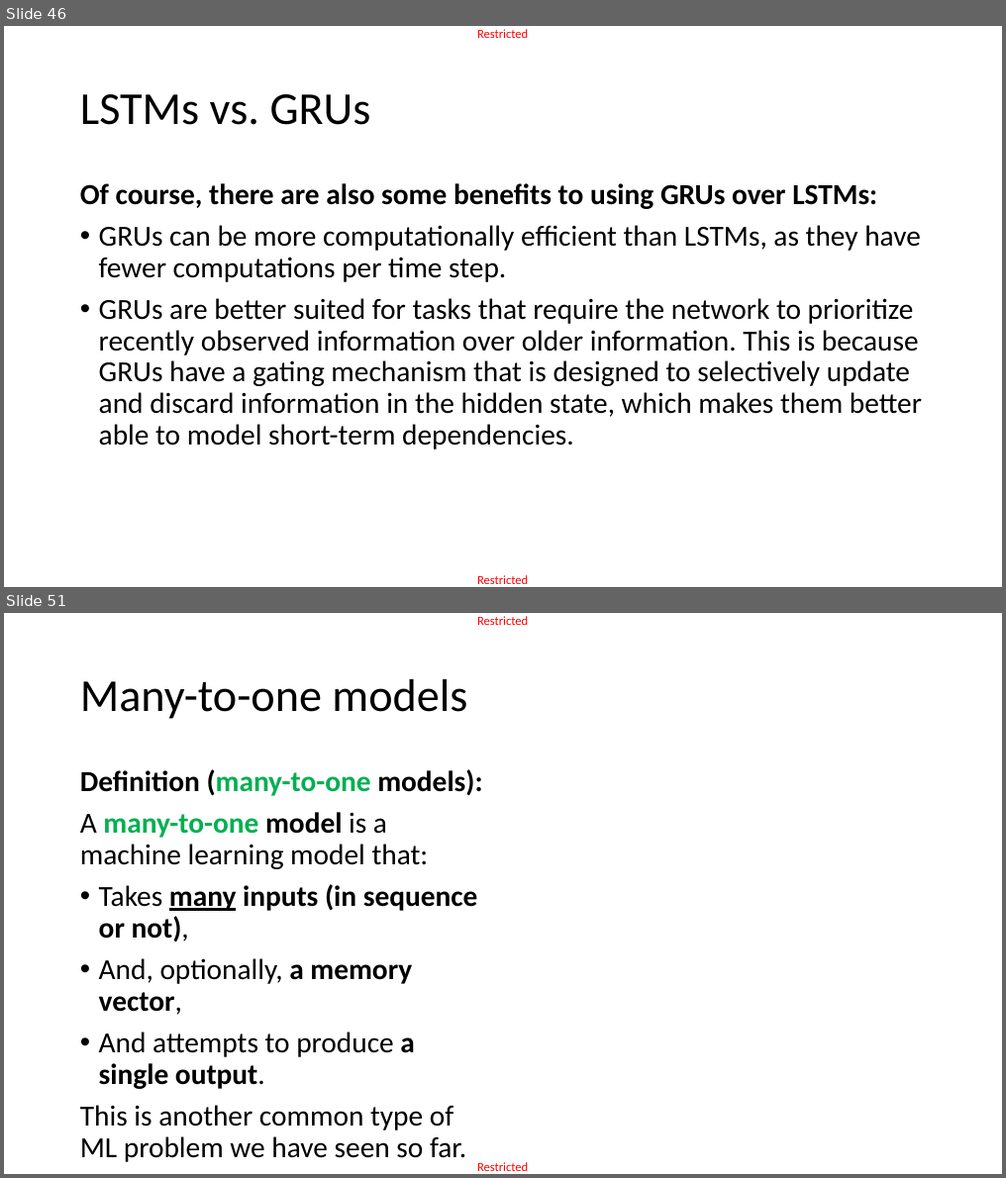
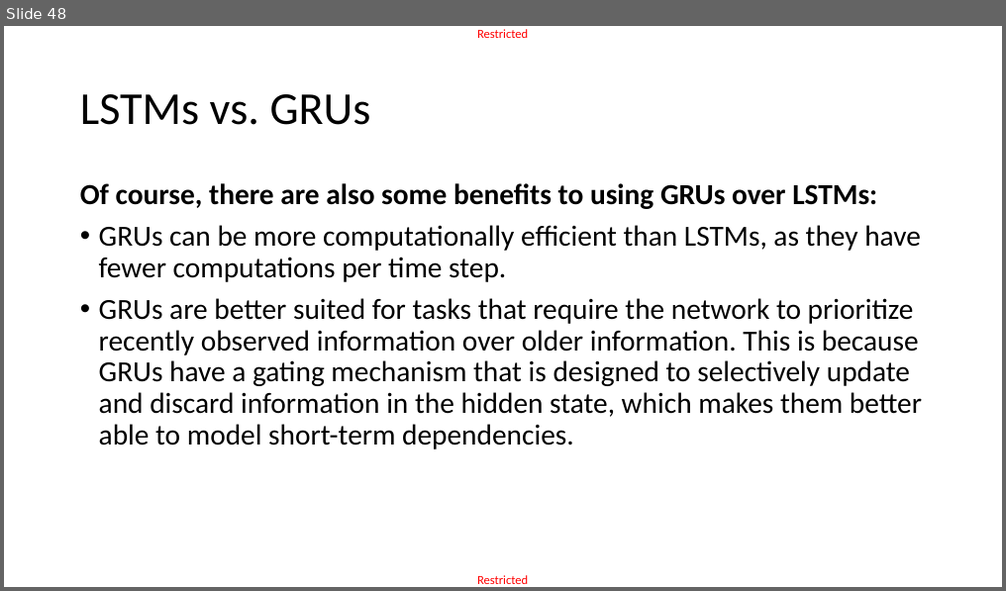
Before and after one commit to matthieudemari/SUTD_DL_50_039, a slide deck: W6/2. W6S2 final/W6S2.pptx. Shown one above the other, each under a label of ours: slides 46 and 51 before the commit, slide 48 after it; the slides between them are not shown. The pictures are 1006x1178 and 1006x591 pixels, drawn with LibreOffice and Linux fonts; fonts in the diff are those of the drawing; grey boxes stand for pictures. Boxes give left, top, right and bottom in pixels: in the first picture for what was removed or moved away, otherwise in the second. Text is boxed around its words. In the diff, an @@ line names an element or a change of style, - is before the commit and + after.

```diff
--- a/W6/2. W6S2 final/W6S2.pptx
+++ b/W6/2. W6S2 final/W6S2.pptx
@@ slide 51 removed at bbox=[4, 613, 1002, 1174], background #FFFFFF; not listed: 2 template elements that a slide beside it also shows @@
@@ title removed at bbox=[80, 679, 467, 719] @@
-Many-to-one models
@@ text removed at bbox=[80, 769, 482, 1162] @@
-Definition (many-to-one models):
-A many-to-one model is a machine learning model that:
-• Takes many inputs (in sequence or not),
-• And, optionally, a memory vector,
-• And attempts to produce a single output.
-This is another common type of ML problem we have seen so far.
@@ what was slide 46 is now slide 48 @@
```
Also in this commit, not shown: 9 slides changed, 2 slides added, 25 other slides removed, 13 other files.
